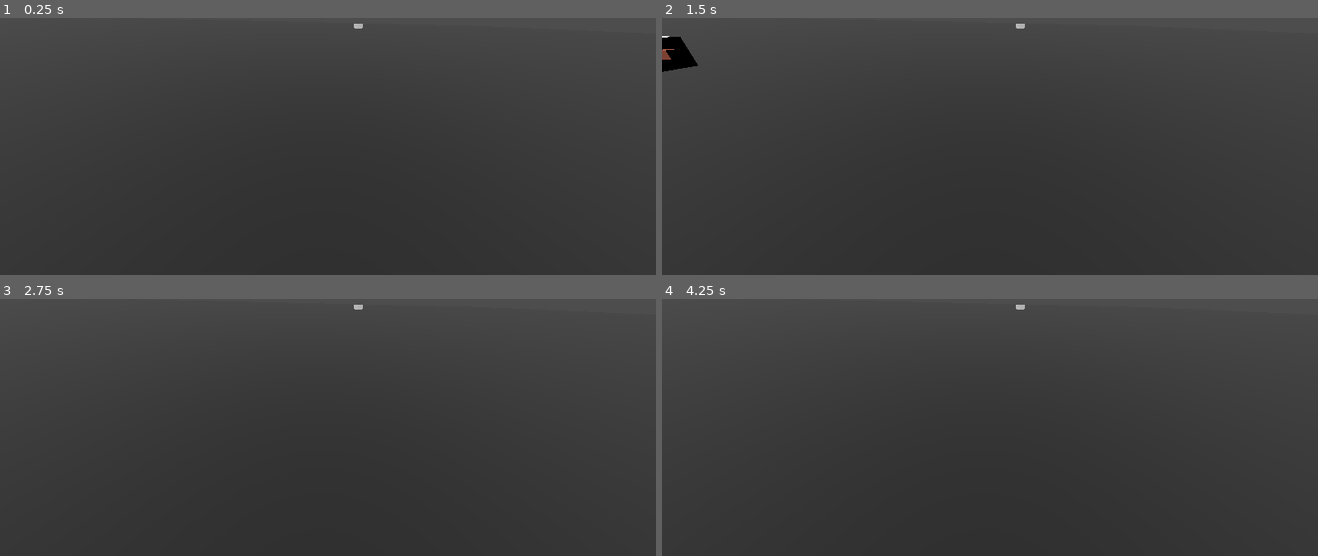
Above: before the commit, frames 1-4 (two rows, left to right).
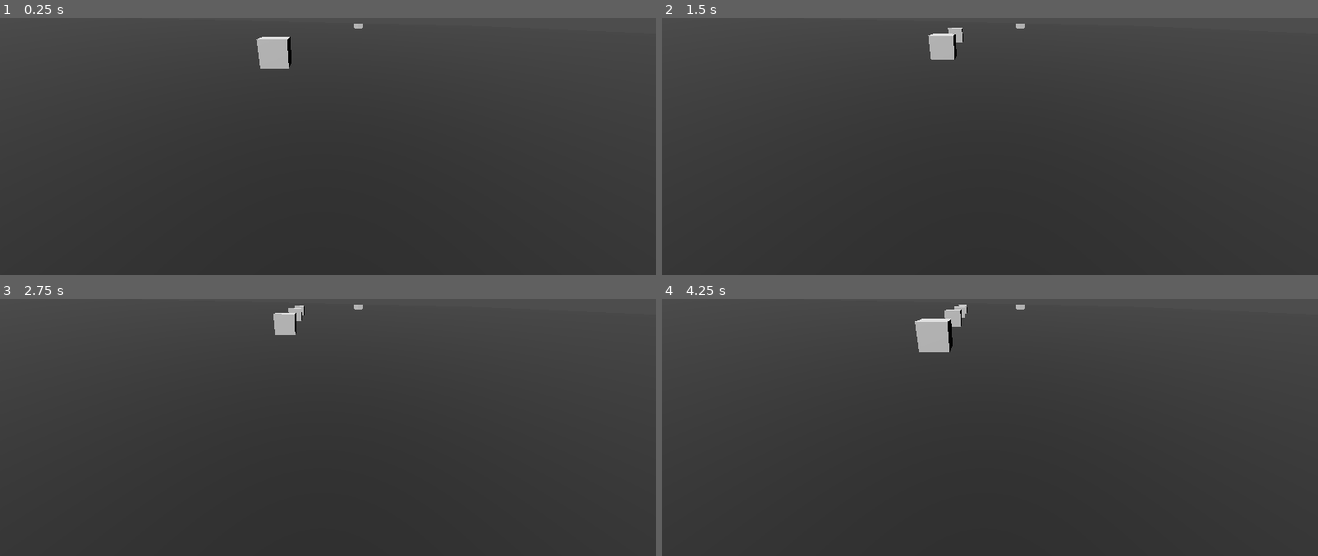
Above: after the commit, the same moments.

Repository: mulboor/kruispuntsimulatie
Game: Godot game, scene res://scenes/spaces/main.tscn
Two runs of this game, one before a commit and one after it. Both use one fixed random seed, a clock stepped at 60 frames per second and the inputs below.
Inputs:
- Up to frame 1 (0.25 s): no input
- Up to frame 2 (1.5 s): no input
- Up to frame 3 (2.75 s): no input
- Up to frame 4 (4.25 s): no input

The runs differ from the first frame. In frame 1, 0.6% of the frame differs, in the area x 39-45%, y 7-20%; in frame 2, 1.0%, in the area x 0-46%, y 3-22%; in frame 3, 0.4%; in frame 4, 0.9%.

Commit message:
Bug fix

Diff:
--- a/scenes/components/car.tscn
+++ b/scenes/components/car.tscn
@@ -49,3 +49,4 @@
 transform = Transform3D(1, 0, 0, 0, 1, 0, 0, 0, 1, 0, 0, -0.783075)
 user_vars = NodePath("..")
 col_box_width = 2.0
+col_box_height = 2.0
--- a/scenes/spaces/main.tscn
+++ b/scenes/spaces/main.tscn
@@ -14,16 +14,9 @@
 [sub_resource type="BoxShape3D" id="BoxShape3D_e4k3p"]
 size = Vector3(3.83746, 1, 1)
 
-[sub_resource type="Curve3D" id="Curve3D_lmn51"]
+[sub_resource type="Curve3D" id="Curve3D_0077t"]
 _data = {
-"points": PackedVector3Array(0, 0, 0, 0, 0, 0, 0, 0, 0, 0, 0, 0, 0, 0, 0, 20, 0, 0),
-"tilts": PackedFloat32Array(0, 0)
-}
-point_count = 2
-
-[sub_resource type="Curve3D" id="Curve3D_nug7a"]
-_data = {
-"points": PackedVector3Array(0, 0, 0, 0, 0, 0, 0, 0, 0, 0, 0, 0, 0, 0, 0, 0, 0, 20),
+"points": PackedVector3Array(0, 0, 0, 0, 0, 0, 0, 0, 0, 0, 0, 0, 0, 0, 0, 19.449, 0, 0),
 "tilts": PackedFloat32Array(0, 0)
 }
 point_count = 2
@@ -57,28 +50,15 @@
 
 [node name="Spawners" type="Node" parent="."]
 
-[node name="CarSpawner" type="Node3D" parent="Spawners" node_paths=PackedStringArray("general_user_stats", "path")]
-transform = Transform3D(1, 0, 0, 0, 1, 0, 0, 0, 1, -18.6572, 0, 0)
+[node name="RoadUserSpawner" type="Node3D" parent="Spawners" node_paths=PackedStringArray("general_user_stats", "path")]
 script = ExtResource("2_xc2x4")
 time_between_spawns = 1.0
 general_user_stats = NodePath("../../GlobalRoadUserStats")
 path = NodePath("Path3D")
 user = ExtResource("1_v6fqk")
 
-[node name="Path3D" type="Path3D" parent="Spawners/CarSpawner"]
-curve = SubResource("Curve3D_lmn51")
-
-[node name="CarSpawner2" type="Node3D" parent="Spawners" node_paths=PackedStringArray("general_user_stats", "path")]
-transform = Transform3D(-5.92058e-07, 0, -1, 0, 1, 0, 1, 0, -5.92058e-07, 5.07781, 0, -8.9708)
-script = ExtResource("2_xc2x4")
-time_between_spawns = 0.5
-general_user_stats = NodePath("../../GlobalRoadUserStats")
-path = NodePath("Path3D")
-user = ExtResource("1_v6fqk")
-
-[node name="Path3D" type="Path3D" parent="Spawners/CarSpawner2"]
-transform = Transform3D(-4.37114e-08, 0, 1, 0, 1, 0, -1, 0, -4.37114e-08, 2.86102e-06, 0, 5)
-curve = SubResource("Curve3D_nug7a")
+[node name="Path3D" type="Path3D" parent="Spawners/RoadUserSpawner"]
+curve = SubResource("Curve3D_0077t")
 
 [node name="GlobalRoadUserStats" type="Node" parent="."]
 script = ExtResource("1_xpqr5")
--- a/scripts/road_user_spawner.gd
+++ b/scripts/road_user_spawner.gd
@@ -32,7 +32,6 @@
 func spawn_user() -> void:
 	# Maak een nieuwe path_follow die de weggebruiker gaat volgen
 	var path_follow: PathFollow3D = PathFollow3D.new()
-	path_follow.position = Vector3(0.0, 0.0, 0.0)
 	path.add_child(path_follow)
 
 	# Maak de weggebruiker
@@ -40,4 +39,5 @@
 	inst_user.max_speed = general_user_stats.max_speed
 	inst_user.accel = general_user_stats.accel
 	inst_user.path_follow = path_follow
+	#inst_user.global_position = path_follow.global_position
 	add_child(inst_user)
--- a/scripts/states/follow_path.gd
+++ b/scripts/states/follow_path.gd
@@ -31,6 +31,8 @@
 	else:
 		current_speed = user_vars.max_speed
 
+	user_vars.path_follow.progress += current_speed
+
 	# Zet de positie van de auto gelijk aan die van de path_follow.
 	# Niet op de y want dan zou het de grond in gaan.
 	user_vars.global_position.z = user_vars.path_follow.global_position.z
@@ -47,3 +49,4 @@
 
 func on_non_ground_hit(bode: Node) -> void:
 	Transitioned.emit(self, "brake")
+	print("braking")
Not shown: 1 places in scenes/components/car.tscn that only renumber resources
Not shown: 1 places in scenes/components/visioncone.tscn that only renumber resources
Not shown: 1 places in scenes/spaces/main.tscn that only renumber resources
